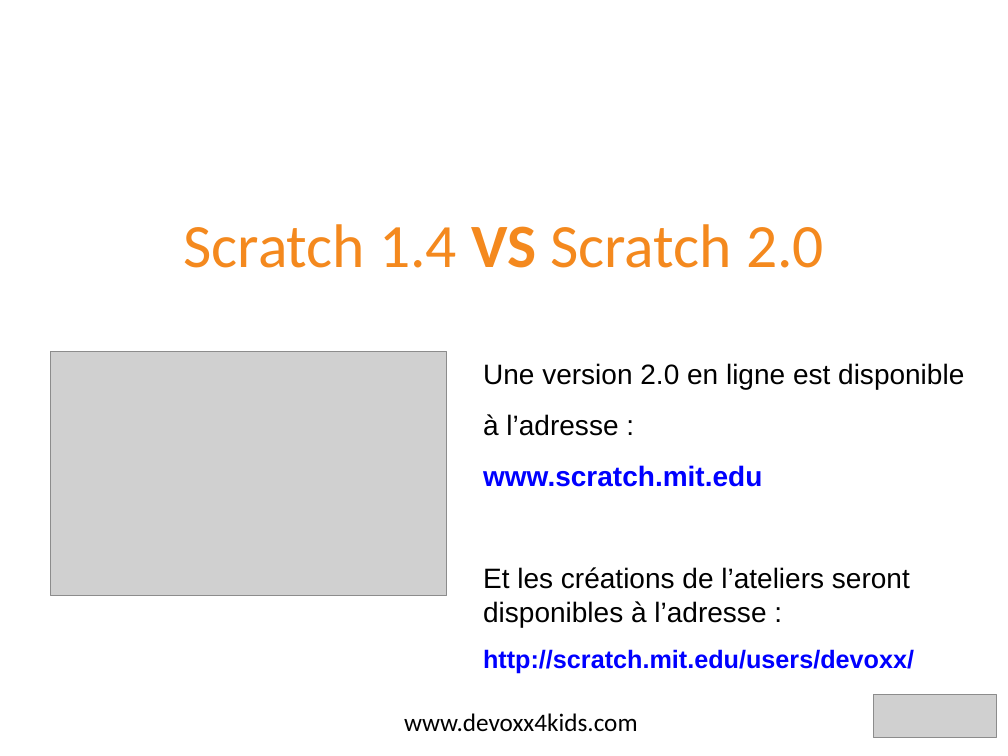
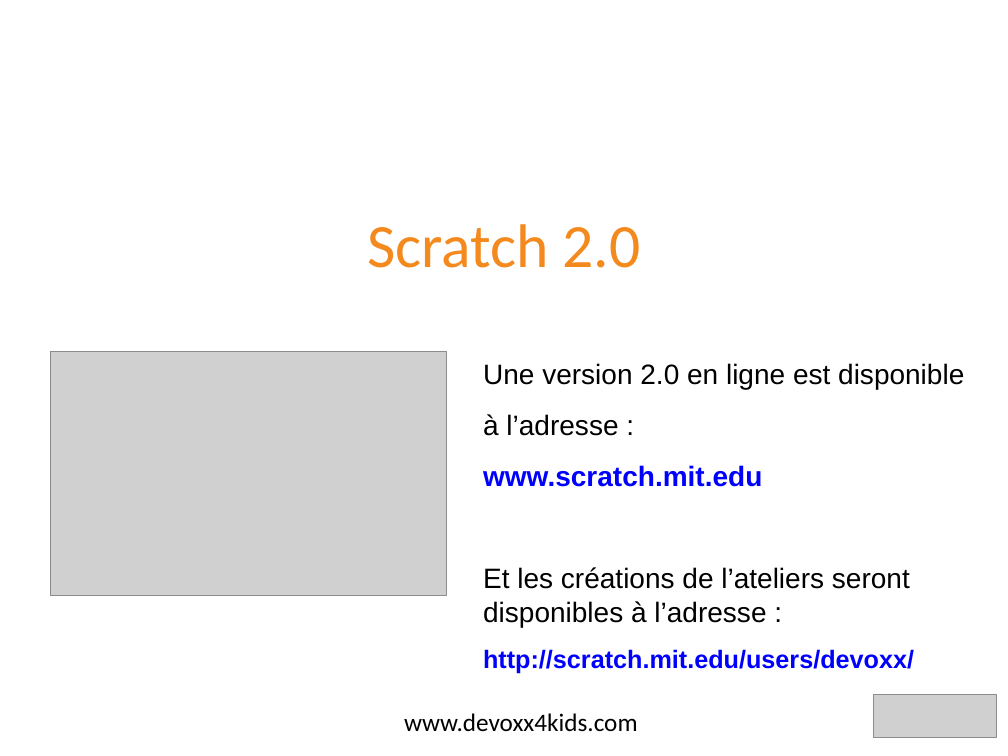
Before and after one commit to devoxx4kids/materials, a slide deck: slide 13 of workshops/scratch/fr/D4K-BE-2013-Scratch-Intro-FR.odp. Drawn at 1008x756 pixels with LibreOffice and Linux fonts; fonts in the diff are those of the drawing; grey boxes stand for pictures; background and template pictures are left out. Boxes give left, top, right and bottom in pixels: in the first picture for what was removed or moved away, otherwise in the second. Text is boxed around its words. In the diff, an @@ line names an element or a change of style, - is before the commit and + after.

Commit message:
Update Scratch intro with Scratch 2.0 screenshots [FR]
The UI changed a bit, so I've updated the screenshots

```diff
--- a/workshops/scratch/fr/D4K-BE-2013-Scratch-Intro-FR.odp
+++ b/workshops/scratch/fr/D4K-BE-2013-Scratch-Intro-FR.odp
@@ title at [367, 224, 641, 268]: text changed @@
-Scratch 1.4 VS Scratch 2.0
+Scratch 2.0
```
Also in this commit, not shown: 8 other slides changed.
